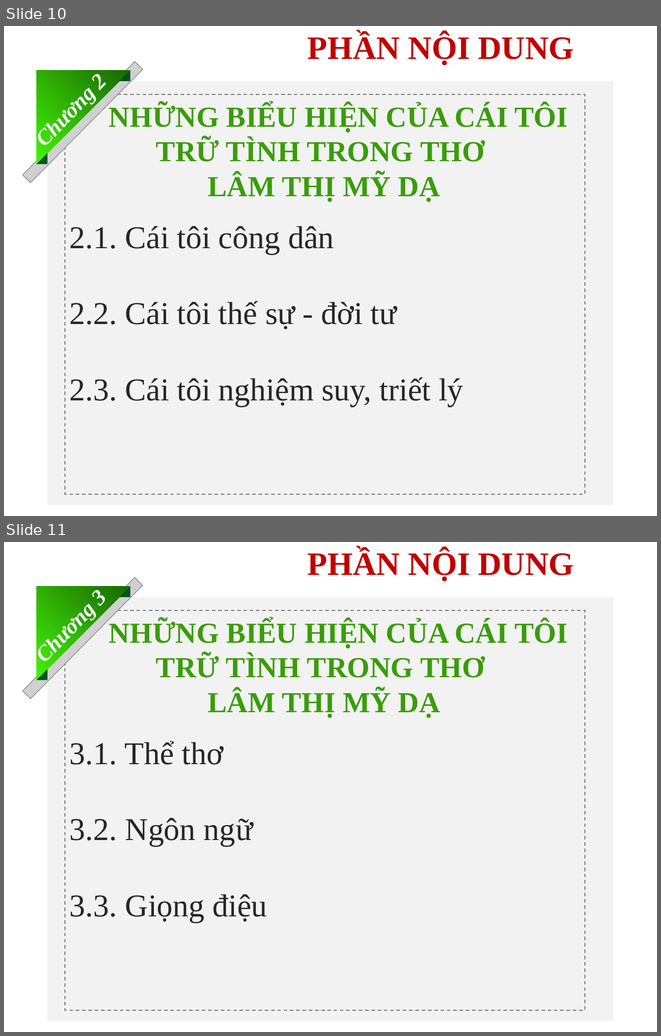
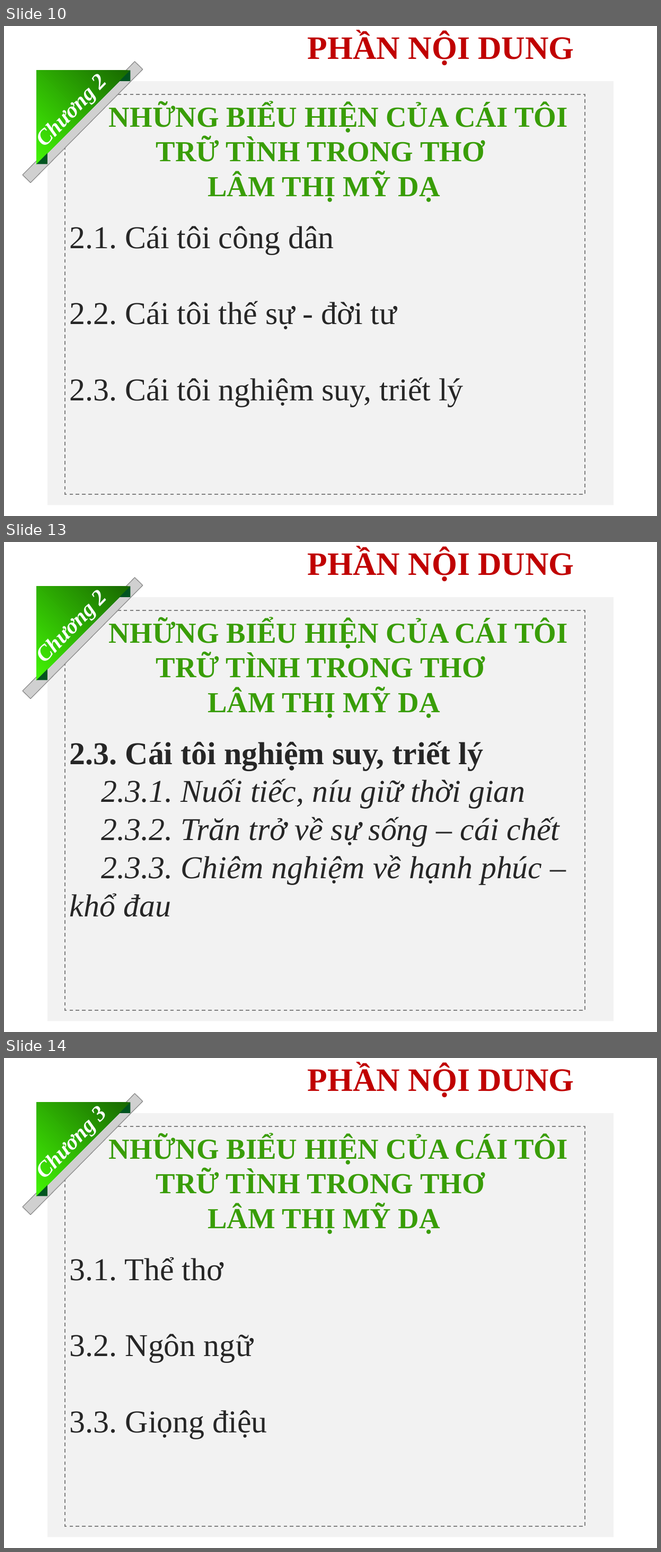
Before and after one commit to thanhhuong89/THANHHUONG_GIT, a slide deck: THANHHUONG/CAO HOC K33/DECUONGSOLUOC - THAY NAM_Slide.ppt. Shown one above the other, each under a label of ours: slides 10 and 11 before the commit, slides 10, 13 and 14 after it; the slides between them are not shown. The pictures are 661x1036 and 661x1552 pixels, drawn with LibreOffice and Linux fonts; fonts in the diff are those of the drawing; grey boxes stand for pictures; background and template pictures are left out. Boxes give left, top, right and bottom in pixels: in the first picture for what was removed or moved away, otherwise in the second. Text is boxed around its words. In the diff, an @@ line names an element or a change of style, - is before the commit and + after.

```diff
--- a/THANHHUONG/CAO HOC K33/DECUONGSOLUOC - THAY NAM_Slide.ppt
+++ b/THANHHUONG/CAO HOC K33/DECUONGSOLUOC - THAY NAM_Slide.ppt
@@ slide 13 added at (x1=4, y1=542, x2=657, y2=1032), background picture (left out) @@
@@ title added at (x1=308, y1=549, x2=574, y2=581), 36 pt, text #C00000, bold @@
+PHẦN NỘI DUNG
@@ rectangle added at (x1=48, y1=597, x2=614, y2=1021), fill #F2F2F2 @@
@@ text added at (x1=81, y1=599, x2=105, y2=607), 24 pt, text #FFFFFF, bold, italic @@
+Chương 2
@@ rectangle added at (x1=65, y1=610, x2=585, y2=1010), outline #7F7F7F 0.99 pt dashed @@
@@ text added at (x1=109, y1=620, x2=567, y2=718), 32 pt, text #399D07, bold @@
+NHỮNG BIỂU HIỆN CỦA CÁI TÔI TRỮ TÌNH TRONG THƠ
+LÂM THỊ MỸ DẠ
@@ group added at (x1=23, y1=578, x2=142, y2=699): 3 right triangles, 1 picture @@
@@ text added at (x1=70, y1=741, x2=560, y2=917), 35 pt, text #262626, italic @@
+2.3. Cái tôi nghiệm suy, triết lý
+2.3.1. Nuối tiếc, níu giữ thời gian
+2.3.2. Trăn trở về sự sống – cái chết
+2.3.3. Chiêm nghiệm về hạnh phúc – khổ đau
@@ what was slide 11 is now slide 14 @@
```
Also in this commit, not shown: 2 slides changed, 4 other slides added, 16 other files.
